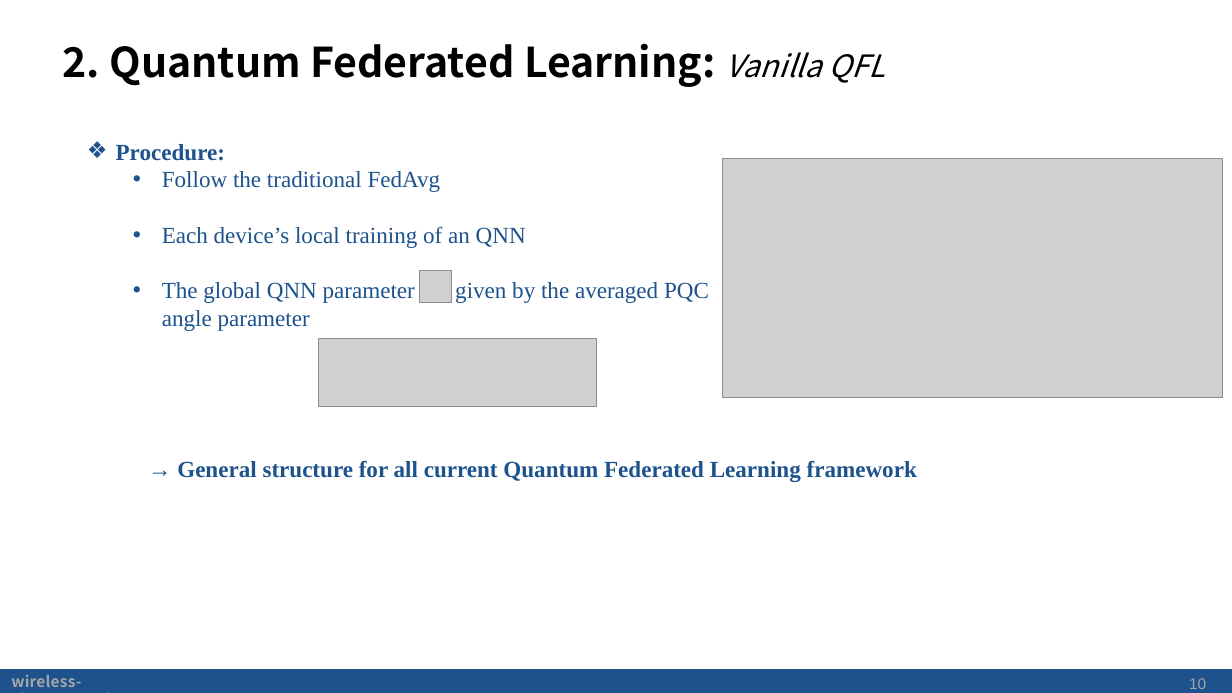
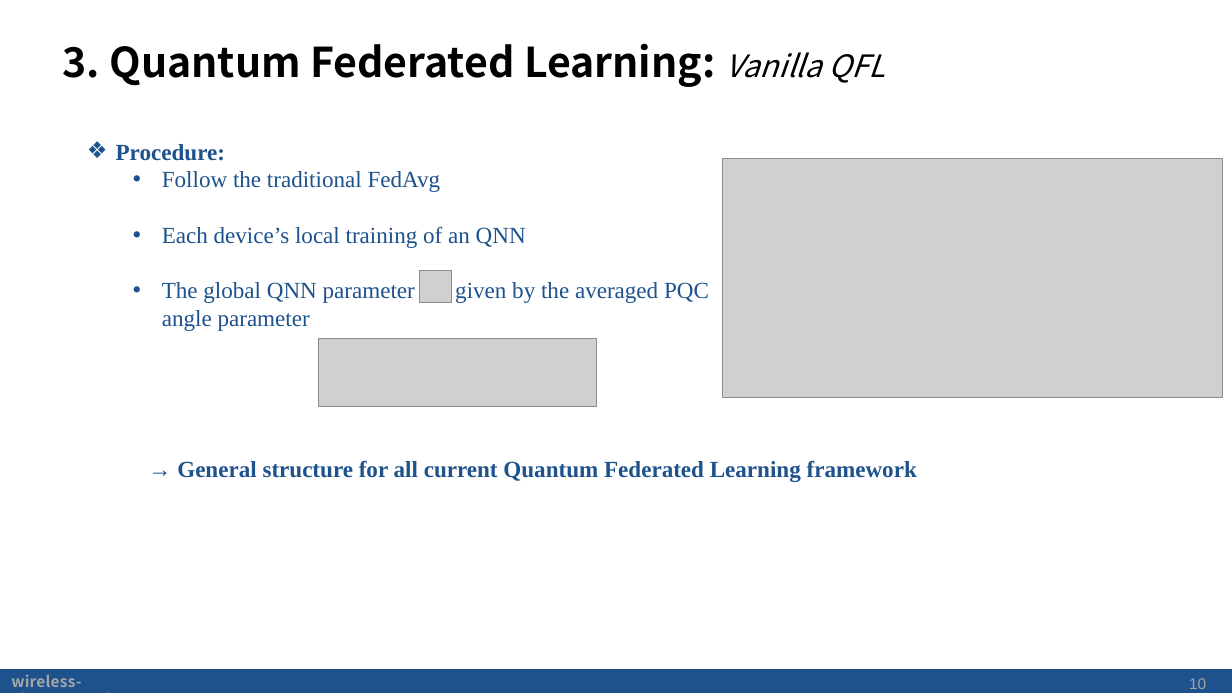
Before and after one commit to BINH2702/QFL-Present, a slide deck: slide 10 of Federated Learning- Nguyen Trong Binh (2).pptx. Drawn at 1232x693 pixels with LibreOffice and Linux fonts; fonts in the diff are those of the drawing; grey boxes stand for pictures; background and template pictures are left out. Boxes give left, top, right and bottom in pixels: in the first picture for what was removed or moved away, otherwise in the second. Text is boxed around its words. In the diff, an @@ line names an element or a change of style, - is before the commit and + after.

```diff
--- a/Federated Learning- Nguyen Trong Binh (2).pptx
+++ b/Federated Learning- Nguyen Trong Binh (2).pptx
@@ title at <box>62,43,886,87</box>: text changed @@
-2. Quantum Federated Learning: Vanilla QFL
+3. Quantum Federated Learning: Vanilla QFL
```
Also in this commit, not shown: 6 other slides changed, 1 slide added.
